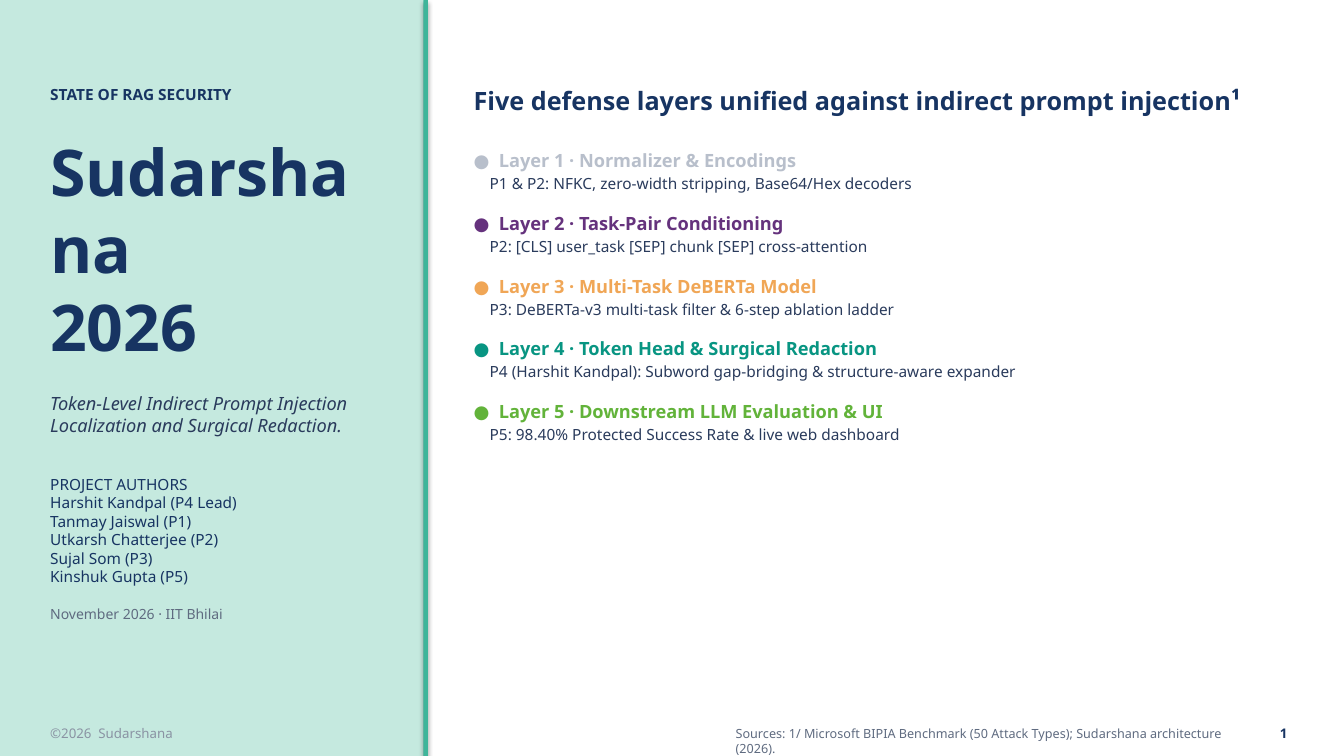
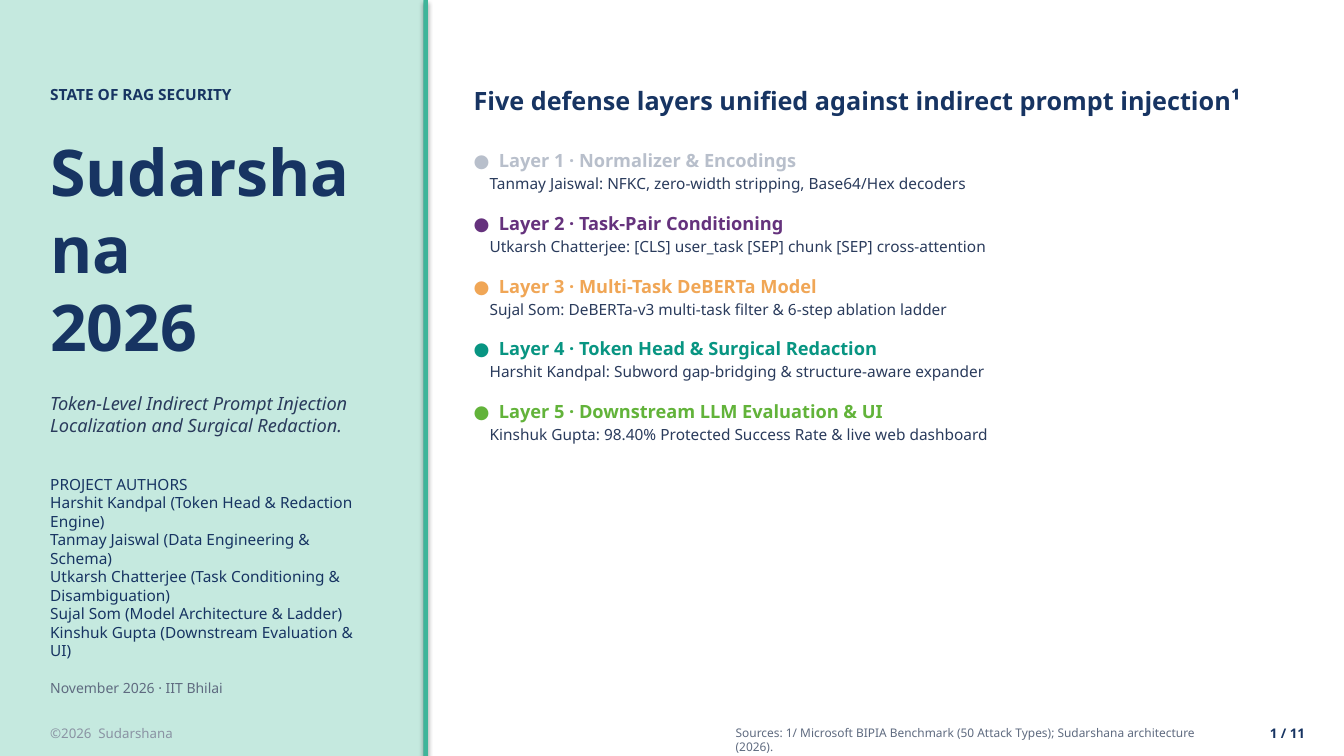
Before and after one commit to HarK-github/Sudarshana, a slide deck: slide 1 of reports/Sudarshana_a16z_Presentation.pptx. Drawn at 1344x756 pixels with LibreOffice and Linux fonts; fonts in the diff are those of the drawing. Boxes give left, top, right and bottom in pixels: in the first picture for what was removed or moved away, otherwise in the second. Text is boxed around its words. In the diff, an @@ line names an element or a change of style, - is before the commit and + after.

Commit message:
feat(slides): clean chart-only exhibit layouts across Harshit's slides with zero lingering text

```diff
--- a/reports/Sudarshana_a16z_Presentation.pptx
+++ b/reports/Sudarshana_a16z_Presentation.pptx
@@ text at (490, 177, 966, 193): text changed @@
-P1 & P2: NFKC, zero-width stripping, Base64/Hex decoders
+Tanmay Jaiswal: NFKC, zero-width stripping, Base64/Hex decoders
@@ text at (490, 240, 986, 256): text changed @@
-P2: [CLS] user_task [SEP] chunk [SEP] cross-attention
+Utkarsh Chatterjee: [CLS] user_task [SEP] chunk [SEP] cross-attention
@@ text at (490, 303, 947, 319): text changed @@
-P3: DeBERTa-v3 multi-task filter & 6-step ablation ladder
+Sujal Som: DeBERTa-v3 multi-task filter & 6-step ablation ladder
@@ text at (490, 365, 984, 381): text changed @@
-P4 (Harshit Kandpal): Subword gap-bridging & structure-aware expander
+Harshit Kandpal: Subword gap-bridging & structure-aware expander
@@ text at (490, 428, 988, 444): text changed @@
-P5: 98.40% Protected Success Rate & live web dashboard
+Kinshuk Gupta: 98.40% Protected Success Rate & live web dashboard
@@ text at (50, 479, 352, 659): text changed @@
-PROJECT AUTHORS
-Harshit Kandpal (P4 Lead)
-Tanmay Jaiswal (P1)
-Utkarsh Chatterjee (P2)
-Sujal Som (P3)
-Kinshuk Gupta (P5)
+PROJECT AUTHORS
+Harshit Kandpal (Token Head & Redaction Engine)
+Tanmay Jaiswal (Data Engineering & Schema)
+Utkarsh Chatterjee (Task Conditioning & Disambiguation)
+Sujal Som (Model Architecture & Ladder)
+Kinshuk Gupta (Downstream Evaluation & UI)
@@ text "Sources: 1/ Microsoft BIPIA Benchmark ..." at (736, 728, 1194, 753): size 9 to 8.5 pt @@
@@ text at (1270, 728, 1305, 738): text changed @@
-1
+1 / 11
```
Also in this commit, not shown: 9 other slides changed, 1 slide added, 10 other files.
